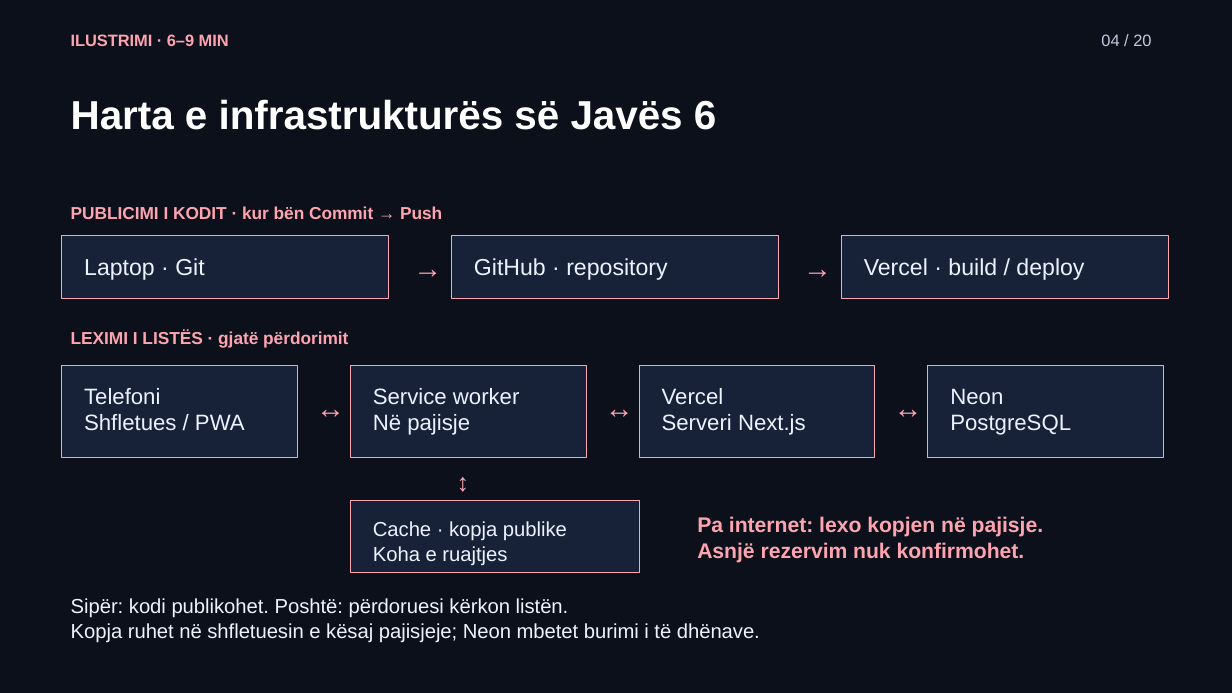
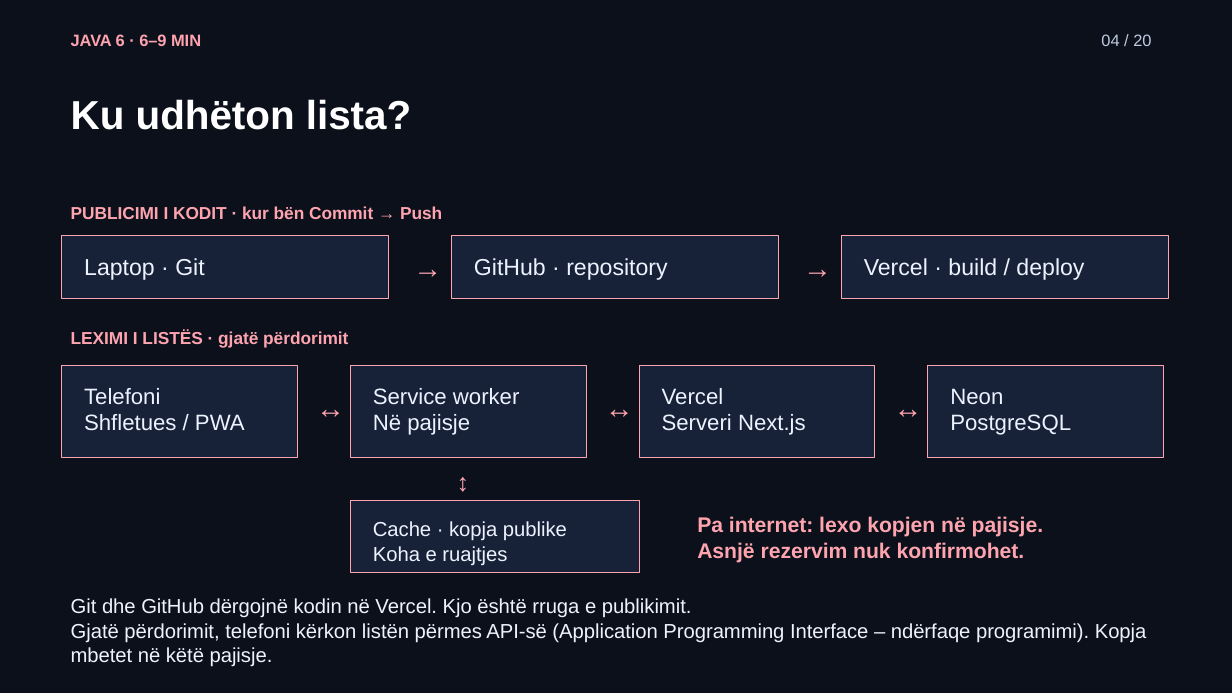
Before and after one commit to arbenl/arbenl.github.io, a slide deck: slide 4 of lendet/2026-2027/mobile/lectures/ligjerata-06-pwa-offline-rideshare-2026.pptx. Drawn at 1232x693 pixels with LibreOffice and Linux fonts; fonts in the diff are those of the drawing. Boxes give left, top, right and bottom in pixels: in the first picture for what was removed or moved away, otherwise in the second. Text is boxed around its words. In the diff, an @@ line names an element or a change of style, - is before the commit and + after.

```diff
--- a/lendet/2026-2027/mobile/lectures/ligjerata-06-pwa-offline-rideshare-2026.pptx
+++ b/lendet/2026-2027/mobile/lectures/ligjerata-06-pwa-offline-rideshare-2026.pptx
@@ text at bbox=[71, 34, 201, 46]: text changed @@
-ILUSTRIMI · 6–9 MIN
+JAVA 6 · 6–9 MIN
@@ text at bbox=[71, 99, 411, 130]: text changed @@
-Harta e infrastrukturës së Javës 6
+Ku udhëton lista?
@@ text at bbox=[71, 598, 1147, 667]: text changed @@
-Sipër: kodi publikohet. Poshtë: përdoruesi kërkon listën.
-Kopja ruhet në shfletuesin e kësaj pajisjeje; Neon mbetet burimi i të dhënave.
+Git dhe GitHub dërgojnë kodin në Vercel. Kjo është rruga e publikimit.
+Gjatë përdorimit, telefoni kërkon listën përmes API-së (Application Programming Interface – ndërfaqe programimi). Kopja mbetet në këtë pajisje.
```
Also in this commit, not shown: 4 other slides changed, 15 slides added, 15 slides removed, 42 other files.
